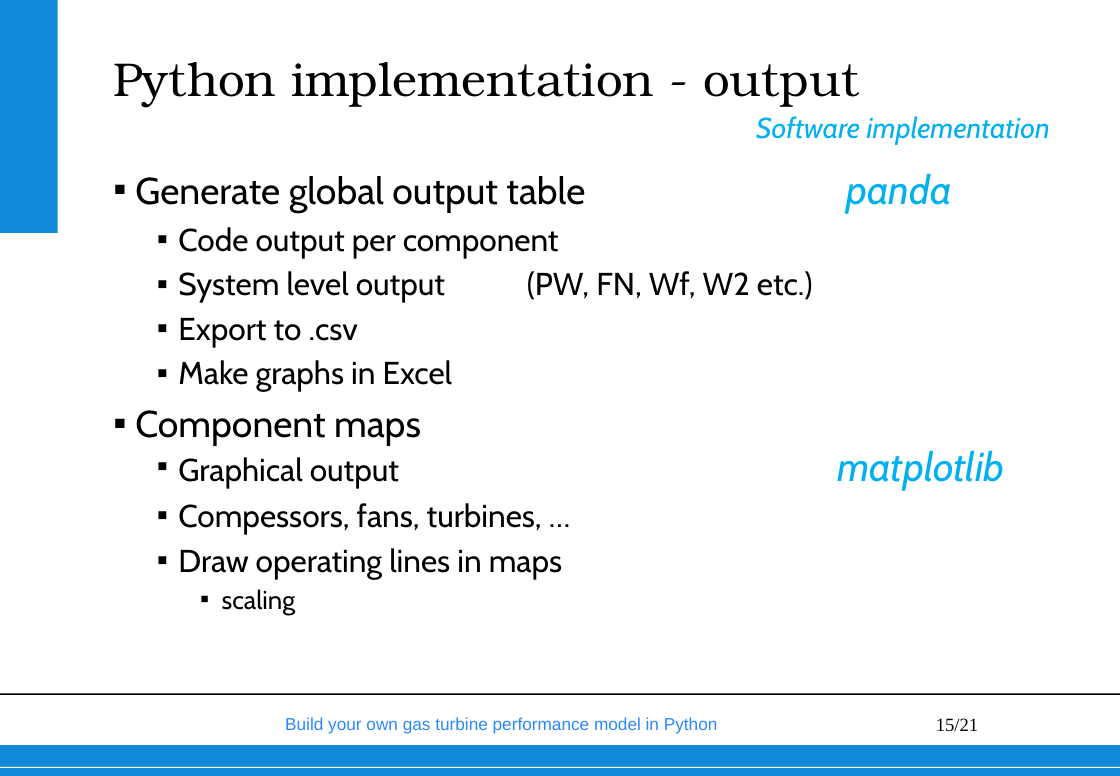
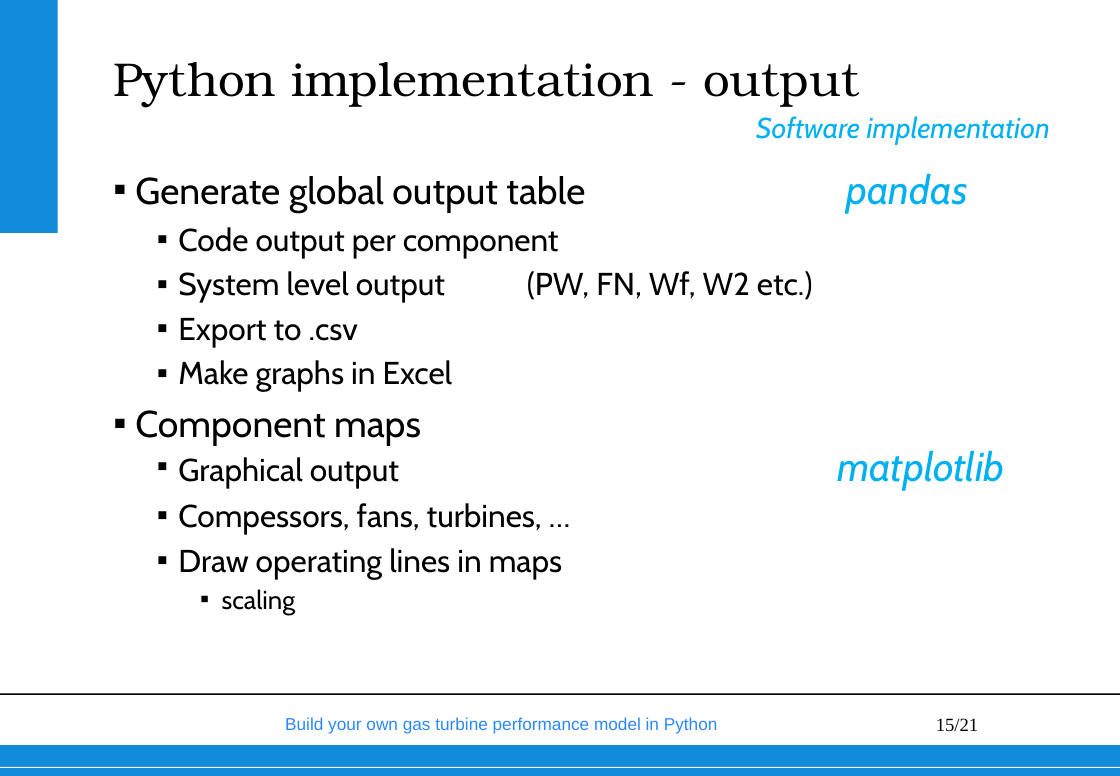
Before and after one commit to wvisser1958/GSPy, a slide deck: slide 15 of doc/Build your own gas turbine performance model from scratch.pptx. Drawn at 1120x776 pixels with LibreOffice and Linux fonts; fonts in the diff are those of the drawing; background and template pictures are left out. Boxes give left, top, right and bottom in pixels: in the first picture for what was removed or moved away, otherwise in the second. Text is boxed around its words. In the diff, an @@ line names an element or a change of style, - is before the commit and + after.

```diff
--- a/doc/Build your own gas turbine performance model from scratch.pptx
+++ b/doc/Build your own gas turbine performance model from scratch.pptx
@@ text at [135,173,968,214]: text changed @@
-▪ Generate global output table panda
+▪ Generate global output table pandas
```
Also in this commit, not shown: 8 other slides changed.
